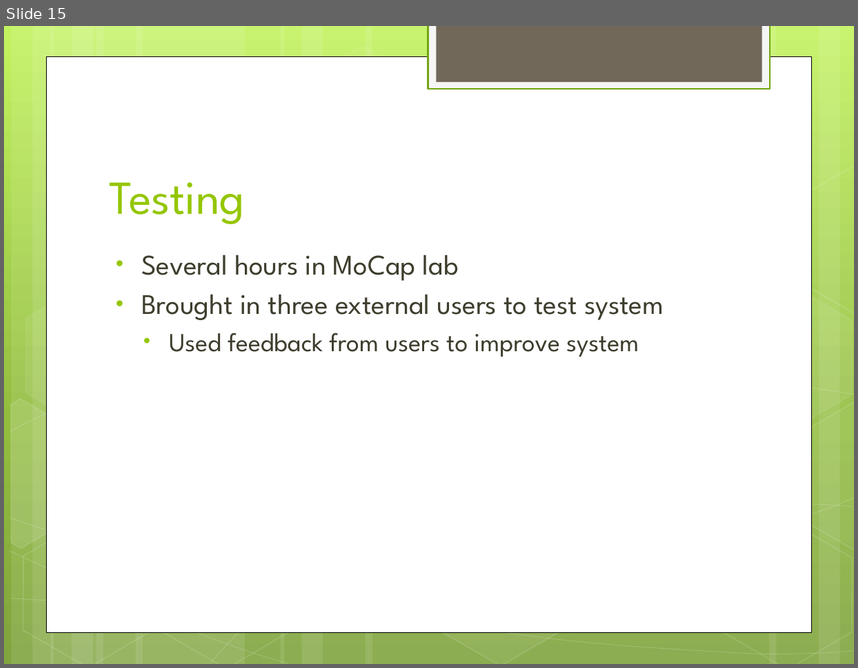
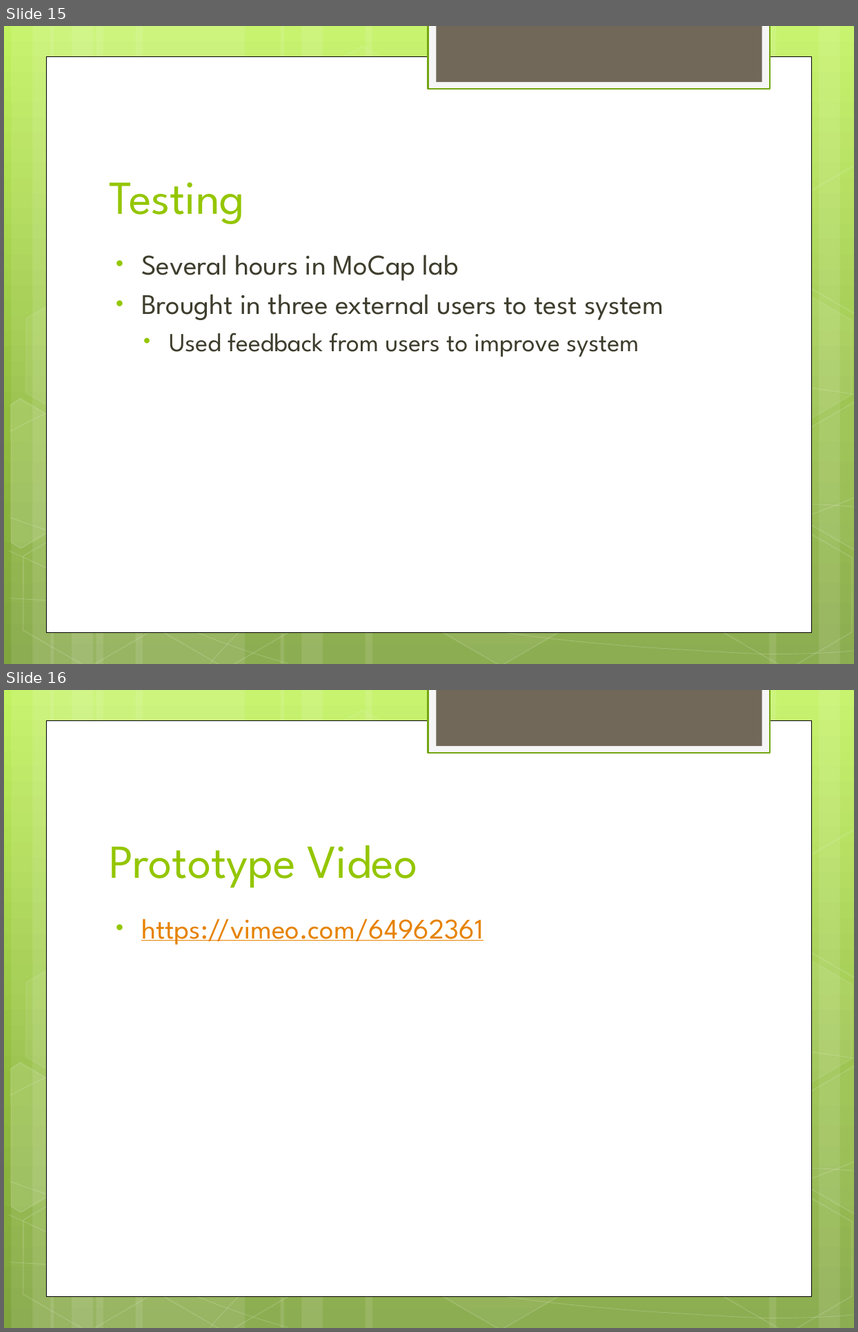
Before and after one commit to jmh045000/utd_cs6301_project, a slide deck: final/Presentation.pptx. Shown one above the other, each under a label of ours: slide 15 before the commit, slides 15 and 16 after it. The pictures are 858x668 and 858x1332 pixels, drawn with LibreOffice and Linux fonts; fonts in the diff are those of the drawing. Boxes give left, top, right and bottom in pixels: in the first picture for what was removed or moved away, otherwise in the second. Text is boxed around its words. In the diff, an @@ line names an element or a change of style, - is before the commit and + after.

```diff
--- a/final/Presentation.pptx
+++ b/final/Presentation.pptx
@@ slide 16 added at box(4, 690, 854, 1328), background gradient #C3F35F to #93BF3F to #81A53E; not listed: 31 template elements that a slide beside it also shows @@
@@ title added at box(110, 845, 418, 888), 40 pt, text #94C600 @@
+Prototype Video
@@ text added at box(141, 918, 484, 945), 24 pt, text #E68200, underline @@
+• https://vimeo.com/64962361
```
Also in this commit, not shown: 1 other file.
